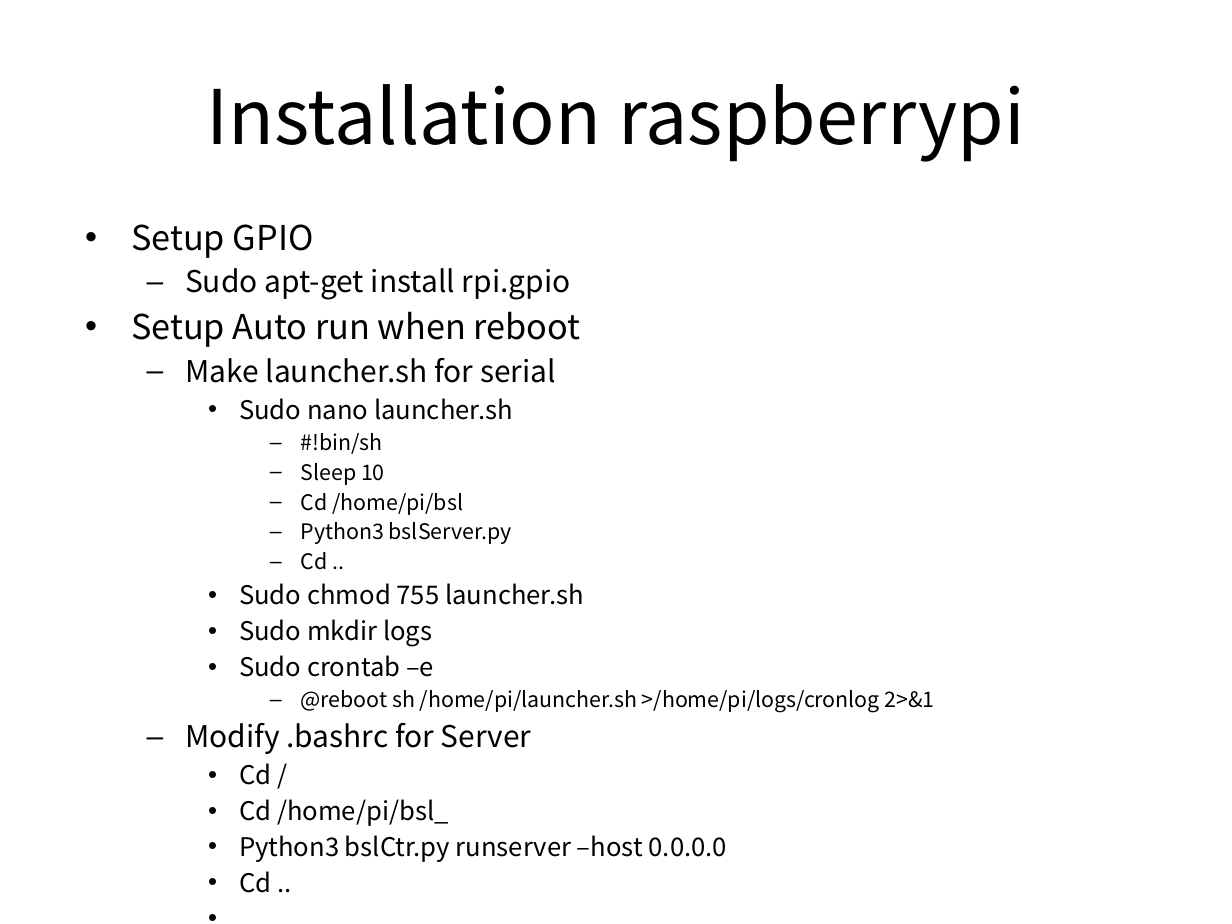
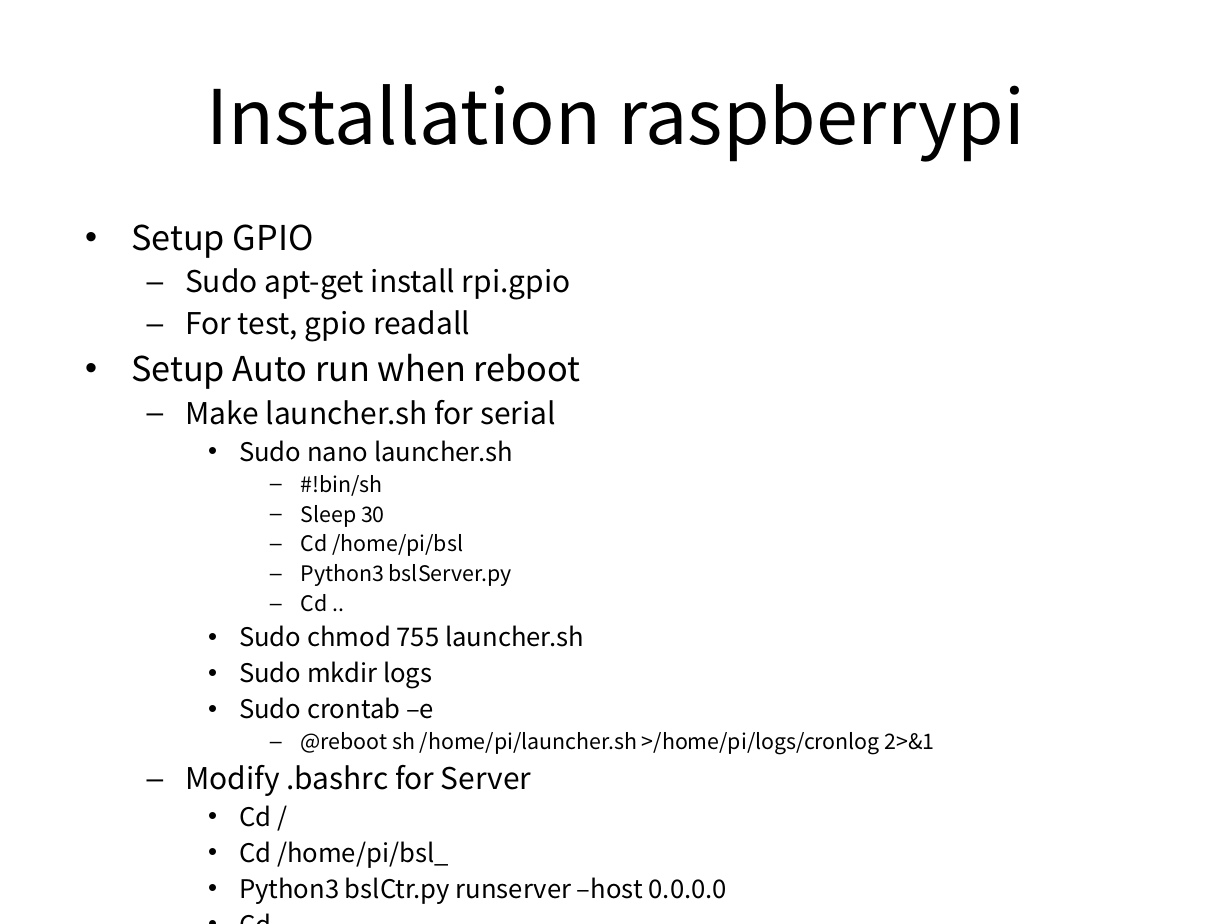
Before and after one commit to ihong9059/newBsl, a slide deck: slide 8 of Gateway Setup Manual.pptx. Drawn at 1232x924 pixels with LibreOffice and Linux fonts; fonts in the diff are those of the drawing. Boxes give left, top, right and bottom in pixels: in the first picture for what was removed or moved away, otherwise in the second. Text is boxed around its words. In the diff, an @@ line names an element or a change of style, - is before the commit and + after.

```diff
--- a/Gateway Setup Manual.pptx
+++ b/Gateway Setup Manual.pptx
@@ text at (185,310,470,342): paragraph added @@
+  – For test, gpio readall
@@ text at (301,505,385,527): text changed @@
-      – Sleep 10
+      – Sleep 30
```
Also in this commit, not shown: 1 other file.
